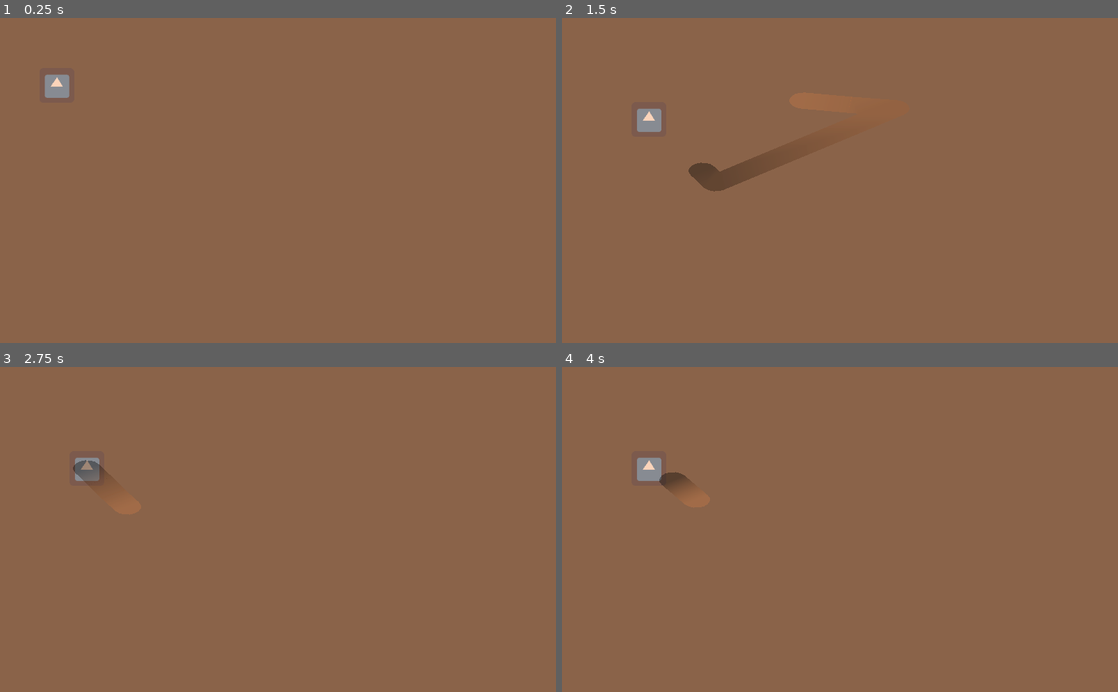
Above: before the commit, frames 1-4 (two rows, left to right).
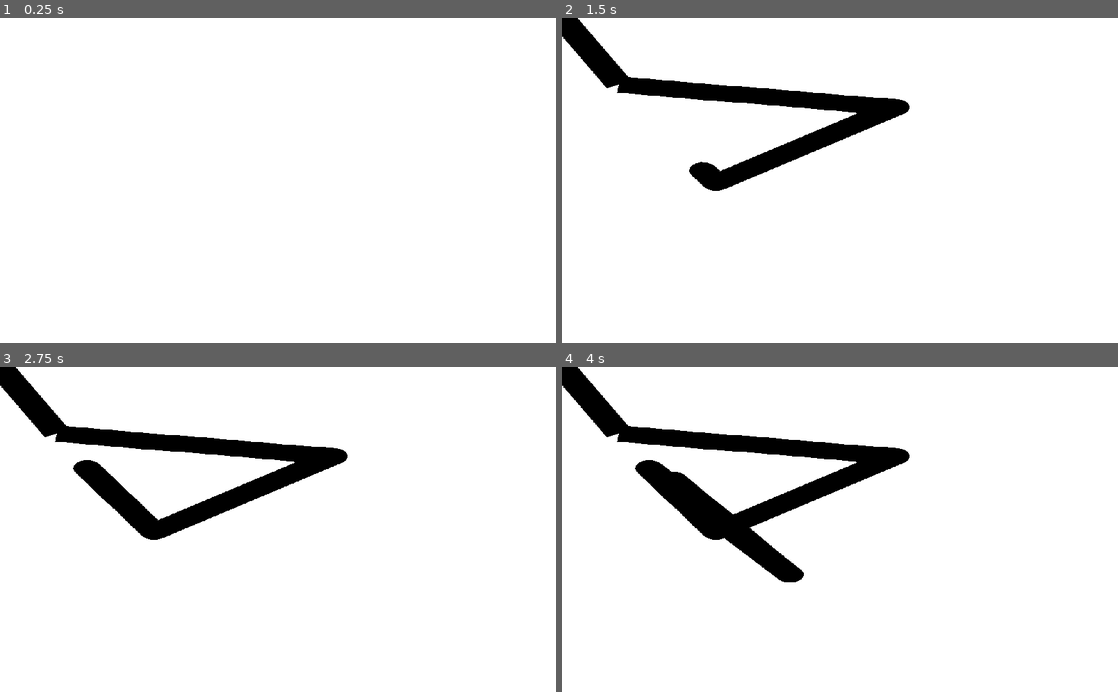
Above: after the commit, the same moments.

Repository: bruno-reload/orange_eyes
Game: Godot game, scene res://scene/main.tscn
Two runs of this game, one before a commit and one after it. Both use one fixed random seed, a clock stepped at 60 frames per second and the inputs below. The engine's default icon, where the game draws it, is replaced by a stand-in: a white triangle on a blue panel in a dark square.
Inputs (mouse positions are in pixels of both pictures, inside the frame that each line leads up to):
- Up to frame 1 (0.25 s): no input
- Up to frame 2 (1.5 s): tap Enter at 0.5 s; drag from (617, 86) to (895, 109) at 0.52 s; tap Space at 1.25 s; drag from (728, 196) to (650, 118) at 1.27 s
- Up to frame 3 (2.75 s): tap Enter at 2 s; move the mouse to (333, 458) at 2.02 s; click (333, 458) at 2.17 s
- Up to frame 4 (4 s): tap Space at 2.75 s; drag from (812, 594) to (673, 480) at 2.77 s; tap Enter at 3.5 s; move the mouse to (1006, 578) at 3.52 s; click (1006, 578) at 3.67 s

The runs differ from the first frame. In frame 1, 100% of the frame differs, in the area x 0-100%, y 0-100%; in frame 2, 100%; in frame 3, 100%; in frame 4, 100%.

Commit message:
mix line in foreground

Diff:
--- /dev/null
+++ b/scene/foreground.gd
@@ -0,0 +1,19 @@
+extends Sprite
+
+var cell_list:= Array()
+export(NodePath) var vp
+
+func _ready():
+	vp = get_node(vp)
+
+#warning-ignore:unused_argument
+func _process(delta):
+	material.set_shader_param("mask",(vp as Viewport).get_texture())
+	update()
+
+func _on_draw_cell(point):
+	cell_list.append(point)
+
+func _punished():
+	if cell_list.size():
+		cell_list.remove(0)
--- a/scene/foreground.tres.gd
+++ /dev/null
@@ -1,11 +0,0 @@
-extends Sprite
-
-var cell_list:= Array()
-
-func _on_draw_cell(point):
-	cell_list.append(point)
-
-
-func _punished():
-	if cell_list.size():
-		cell_list.remove(0)
--- a/scene/main.tscn
+++ b/scene/main.tscn
@@ -1,11 +1,11 @@
-[gd_scene load_steps=23 format=2]
+[gd_scene load_steps=25 format=2]
 
 [ext_resource path="res://scene/simple_grid.gd" type="Script" id=1]
-[ext_resource path="res://scene/targetSpawnerPosition.tres.gd" type="Script" id=2]
-[ext_resource path="res://scene/assets/target.tscn" type="PackedScene" id=3]
-[ext_resource path="res://import/white.png" type="Texture" id=4]
-[ext_resource path="res://scene/foreground.tres.gd" type="Script" id=5]
-[ext_resource path="res://scene/snake.tres.gd" type="Script" id=6]
+[ext_resource path="res://scene/snake.gd" type="Script" id=2]
+[ext_resource path="res://scene/targetSpawnerPosition.gd" type="Script" id=3]
+[ext_resource path="res://scene/assets/target.tscn" type="PackedScene" id=4]
+[ext_resource path="res://import/white.png" type="Texture" id=5]
+[ext_resource path="res://scene/foreground.gd" type="Script" id=6]
 [ext_resource path="res://import/sound_6-7/D6.wav" type="AudioStream" id=7]
 [ext_resource path="res://import/sound_6-7/B6.wav" type="AudioStream" id=8]
 [ext_resource path="res://import/sound_6-7/C6.wav" type="AudioStream" id=9]
@@ -14,10 +14,32 @@
 [ext_resource path="res://import/sound_6-7/F6.wav" type="AudioStream" id=12]
 [ext_resource path="res://import/sound_6-7/G6.wav" type="AudioStream" id=13]
 
-[sub_resource type="Gradient" id=1]
-colors = PoolColorArray( 1, 1, 1, 0.576471, 0, 0, 0, 1 )
-
-[sub_resource type="Animation" id=2]
+[sub_resource type="GDScript" id=1]
+script/source = "extends Viewport
+
+onready var vp = get_tree().get_root()
+
+func _input(event):
+	vp.unhandled_input(event)"
+
+[sub_resource type="Shader" id=2]
+code = "shader_type canvas_item;
+
+uniform sampler2D mask :hint_albedo;
+uniform vec4 color :hint_color;
+
+void fragment(){
+	vec4 col = texture(mask,SCREEN_UV);
+	if (col.a >= 0.5){
+		COLOR = color*vec4(vec3(1.0),0.0);
+	}
+}"
+
+[sub_resource type="ShaderMaterial" id=3]
+shader = SubResource( 2 )
+shader_param/color = Color( 1, 0.701961, 0.462745, 1 )
+
+[sub_resource type="Animation" id=4]
 loop = true
 tracks/0/type = "audio"
 tracks/0/path = NodePath("AudioStreamPlayer")
@@ -152,54 +174,81 @@
 line = 8
 column = 16
 
-[node name="punishment" type="Timer" parent="."]
-autostart = true
-
-[node name="targetSpawnerPosition" type="Node2D" parent="."]
-script = ExtResource( 2 )
-
-[node name="target" parent="targetSpawnerPosition" instance=ExtResource( 3 )]
-position = Vector2( 104.542, 124.601 )
-
-[node name="foreground" type="Sprite" parent="."]
-modulate = Color( 0.960784, 0.541176, 0.262745, 0.368627 )
-scale = Vector2( 1024, 600 )
-texture = ExtResource( 4 )
-centered = false
-script = ExtResource( 5 )
-
-[node name="Line2D" type="Line2D" parent="foreground"]
-points = PoolVector2Array( 0, 0, 0, 0, 0, 0, 0, 0 )
+[node name="Control" type="Control" parent="."]
+editor/display_folded = true
+margin_right = 40.0
+margin_bottom = 40.0
+
+[node name="ViewportContainer" type="ViewportContainer" parent="Control"]
+margin_right = 1024.0
+margin_bottom = 600.0
+
+[node name="Viewport" type="Viewport" parent="Control/ViewportContainer"]
+size = Vector2( 1024, 600 )
+transparent_bg = true
+handle_input_locally = false
+render_target_update_mode = 3
+script = SubResource( 1 )
+
+[node name="Node2D" type="Node2D" parent="Control/ViewportContainer/Viewport"]
+
+[node name="Line2D" type="Line2D" parent="Control/ViewportContainer/Viewport/Node2D"]
+editor/display_folded = true
+rotation = -0.00322294
+scale = Vector2( 1023.99, 600.035 )
+points = PoolVector2Array( 0, 0, 0, 0, 0, 0, 0, 0, 0, 0, 0, 0, 0, 0, 0, 0, 0, 0, 0, 0, 0, 0, 0, 0, 0, 0, 0, 0, 0, 0, 0, 0, 0, 0, 0, 0, 0, 0, 0, 0, 0, 0, 0, 0, 0, 0, 0, 0, 0, 0, 0, 0, 0, 0, 0, 0, 0, 0, 0, 0 )
 width = 0.05
-default_color = Color( 0.317647, 0.392157, 1, 1 )
-gradient = SubResource( 1 )
+default_color = Color( 0, 0, 0, 1 )
 texture_mode = 3080292
 joint_mode = 2
 begin_cap_mode = 2
 end_cap_mode = 2
+script = ExtResource( 2 )
+grid = NodePath("../../../../..")
+
+[node name="updateSnake" type="Timer" parent="Control/ViewportContainer/Viewport/Node2D/Line2D"]
+autostart = true
+
+[node name="punishment" type="Timer" parent="."]
+autostart = true
+
+[node name="targetSpawnerPosition" type="Node2D" parent="."]
+script = ExtResource( 3 )
+__meta__ = {
+"_edit_group_": true
+}
+
+[node name="target" parent="targetSpawnerPosition" instance=ExtResource( 4 )]
+position = Vector2( 104.542, 124.601 )
+
+[node name="foreground" type="Sprite" parent="."]
+material = SubResource( 3 )
+scale = Vector2( 1024, 600 )
+texture = ExtResource( 5 )
+centered = false
 script = ExtResource( 6 )
-grid = NodePath("../..")
-
-[node name="updateSnake" type="Timer" parent="foreground/Line2D"]
-autostart = true
+__meta__ = {
+"_edit_group_": true
+}
+vp = NodePath("../Control/ViewportContainer/Viewport")
 
 [node name="AnimationPlayer" type="AnimationPlayer" parent="."]
-anims/A6 = SubResource( 2 )
-anims/B6 = SubResource( 3 )
-anims/C6 = SubResource( 4 )
-anims/C7 = SubResource( 5 )
-anims/D6 = SubResource( 6 )
-anims/E6 = SubResource( 7 )
-anims/F6 = SubResource( 8 )
-anims/G6 = SubResource( 9 )
+anims/A6 = SubResource( 4 )
+anims/B6 = SubResource( 5 )
+anims/C6 = SubResource( 6 )
+anims/C7 = SubResource( 7 )
+anims/D6 = SubResource( 8 )
+anims/E6 = SubResource( 9 )
+anims/F6 = SubResource( 10 )
+anims/G6 = SubResource( 11 )
 
 [node name="AudioStreamPlayer" type="AudioStreamPlayer" parent="."]
 stream = ExtResource( 7 )
 
+[connection signal="timeout" from="Control/ViewportContainer/Viewport/Node2D/Line2D/updateSnake" to="Control/ViewportContainer/Viewport/Node2D/Line2D" method="_on_timeout"]
+[connection signal="timeout" from="punishment" to="Control/ViewportContainer/Viewport/Node2D/Line2D" method="_punished"]
 [connection signal="timeout" from="punishment" to="foreground" method="_punished"]
-[connection signal="timeout" from="punishment" to="foreground/Line2D" method="_punished"]
 [connection signal="draw_cell" from="targetSpawnerPosition" to="foreground" method="_on_draw_cell"]
+[connection signal="clicked" from="targetSpawnerPosition/target" to="Control/ViewportContainer/Viewport/Node2D/Line2D" method="_on_target_clicked"]
 [connection signal="clicked" from="targetSpawnerPosition/target" to="targetSpawnerPosition" method="_on_target_clicked"]
-[connection signal="clicked" from="targetSpawnerPosition/target" to="foreground/Line2D" method="_on_target_clicked"]
 [connection signal="input_event" from="targetSpawnerPosition/target" to="targetSpawnerPosition/target" method="_input_event"]
-[connection signal="timeout" from="foreground/Line2D/updateSnake" to="foreground/Line2D" method="_on_timeout"]
Not shown: 7 places in scene/main.tscn that only renumber resources
Renamed: scene/targetSpawnerPosition.tres.gd -> scene/targetSpawnerPosition.gd
